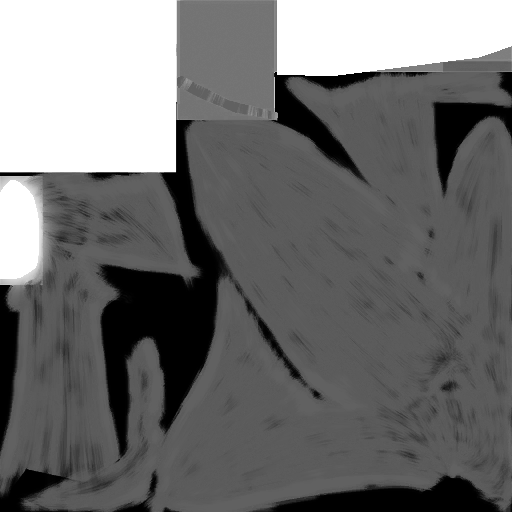
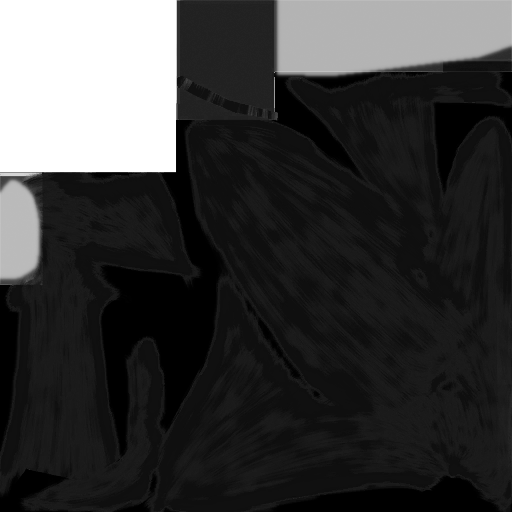
Layer changes from the first 512px x 512px image to the second:
removed layer "light copy" (was overlay) over [0, 172, 86, 323]
removed layer "light" (was overlay) over [0, 172, 86, 323]
"dark #1": opacity 100% → 64%, painted on it over [0, 0, 512, 285]
added layer "dark copy" (grain merge, 51%) above "dark" over [0, 0, 512, 512]
"dark": opacity 70% → 100%, blend normal → grain merge over [0, 0, 512, 512]
added layer "Eybrow" above "EverythingElse copy #6" over [181, 74, 279, 121]
added layer "EverythingElse copy #6" (hard light) above "EverythingElse copy #5" over [0, 0, 512, 512]
added layer "EverythingElse copy #5" (hard light) above "EverythingElse copy #4" over [0, 0, 512, 512]
painted on "EverythingElse copy #4" over [0, 0, 182, 196]
